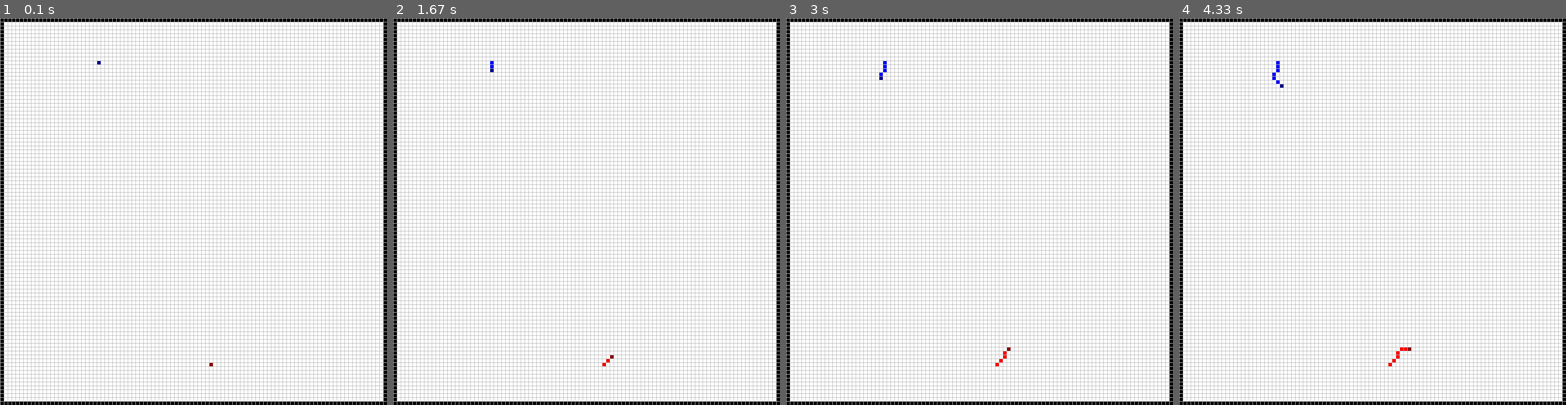
Above: before the commit, frames 1-4 (left to right).
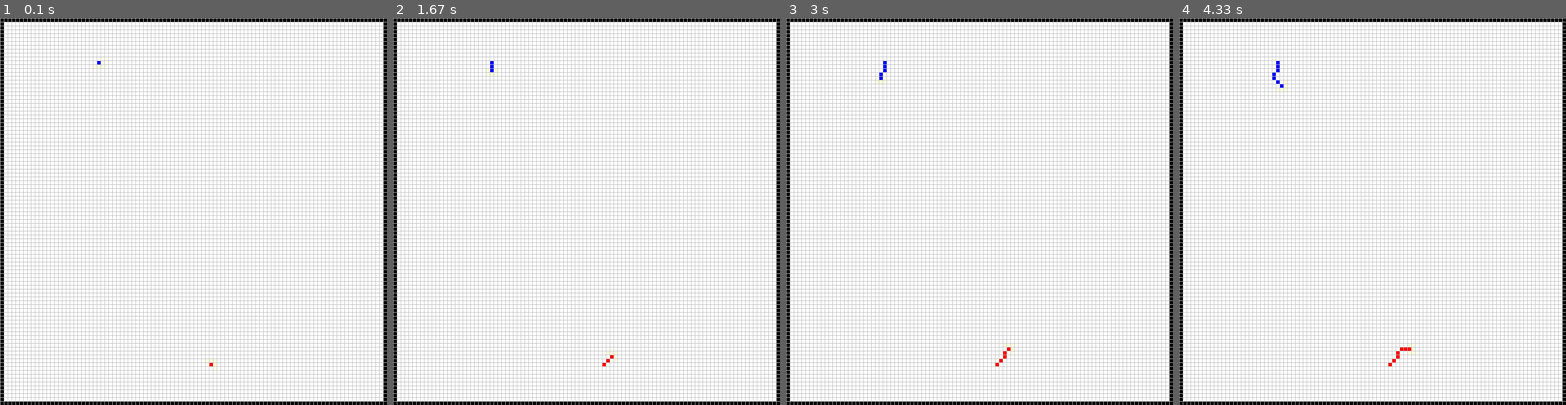
Above: after the commit, the same moments.

Repository: skulumani/tron
Game: pygame game, started from interface.py
Same seed, same stepped clock (60 frames per second), same inputs: the game is played once before the commit and once after it.
Inputs:
- Up to frame 1 (0.1 s): no input
- Up to frame 2 (1.67 s): hold Right 0.33-0.8 s; hold Up 0.83-1.33 s; hold Right from 1.37 s (still down)
- Up to frame 3 (3 s): release Right at 2.1 s; hold Left 2.13-2.98 s
- Up to frame 4 (4.33 s): hold Left 3.02-3.93 s; hold Up from 3.97 s (still down)

The runs differ from the first frame. In frame 1, less than 0.1% of the frame differs, in the area x 24-56%, y 10-91%; in frame 2, less than 0.1%; in frame 3, less than 0.1%; in frame 4, less than 0.1%.

Commit message:
Draw potential moves in lightyellow

Diff:
--- a/interface.py
+++ b/interface.py
@@ -57,10 +57,11 @@
             self.player_colors = [{'head': COLOR_PAIRS[c][0], 'tail': COLOR_PAIRS[c][1]} for c in range(0, self.num_players)]
         elif self.num_players <= len(COLOR_PAIRS):
             self.player_colors = [{'head': COLOR_PAIRS[c][0], 'tail': COLOR_PAIRS[c][1]} for c in np.random.choice(np.arange(1,len(COLOR_PAIRS)), self.num_players)]
-            # first player is always blue
-            self.player_colors[0] = {'head': COLOR_PAIRS[0][0], 'tail': COLOR_PAIRS[0][1]}
         else:
             self.player_colors = [{'head': COLORS[c[0]], 'tail':COLORS[c[1]]} for c in np.random.choice(list(COLORS), (self.num_players, 2))]
+
+        # first player is always blue
+        self.player_colors[0] = {'head': COLOR_PAIRS[0][0], 'tail': COLOR_PAIRS[0][1]}
 
         board = self.observation['board']
         rows = self.observation['board'].shape[0]
@@ -72,7 +73,7 @@
         # intialize image array and surface
         self.image = np.zeros((rows, cols, 3))
         self.image.fill(255) # everything white
-        # build obstacles - only once
+        # build obstacles
         self.image[board[:,:,0] == 1] = COLORS['black']
         self.surf = pygame.Surface((self.image.shape[0], self.image.shape[1]))
         self.scaled_surf = pygame.Surface((self.WIDTH, self.HEIGHT))
@@ -89,13 +90,30 @@
 
         board = observation['board']
         positions = observation['positions']
+        orientations = observation['orientations']
+
+        # set all white
+        self.image.fill(255)
+
+        # draw walls v
+        self.image[board[:,:,0] == 1] = COLORS['black']
+
+        # draw heads
+        for p, o, color_dict in zip(positions, orientations, self.player_colors):
+            self.image[p[0],p[1],:] = color_dict['head']
+            # draw possible steps
+            # iterate through Steps[turns + current orientation]
+            for t in tron.Turn:
+                # get future square and color
+                (y, x, orientation) = tron.Player.future_move(p[0], p[1], o, t)
+                # don't draw if any point outside grid
+                if y < self.image.shape[0] and x < self.image.shape[1] and y >= 0 and x >= 0:
+                    self.image[y,x,:] = COLORS['lightyellow1']
+
         # draw tails
         for idx, color_dict in enumerate(self.player_colors):
             self.image[board[:, :, idx+1] == 1] = color_dict['tail']
 
-        # draw heads
-        for p, color_dict in zip(positions, self.player_colors):
-            self.image[p[0],p[1],:] = color_dict['head']
 
         # build surface
         pygame.surfarray.blit_array(self.surf, self.image.swapaxes(0, 1))
